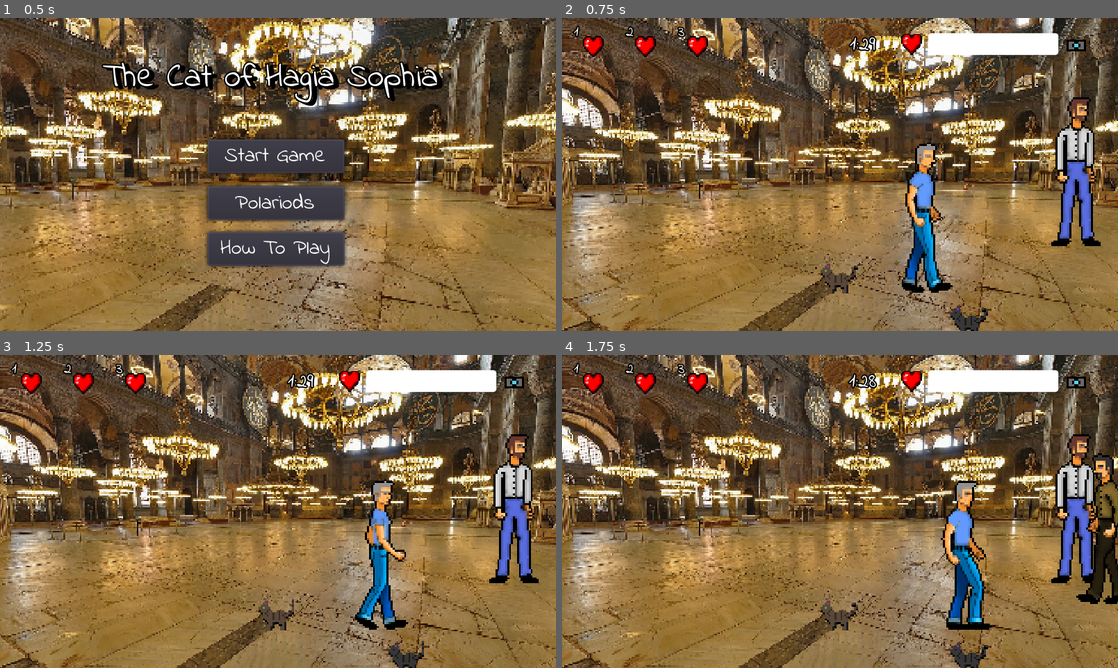
Above: before the commit, frames 1-4 (two rows, left to right).
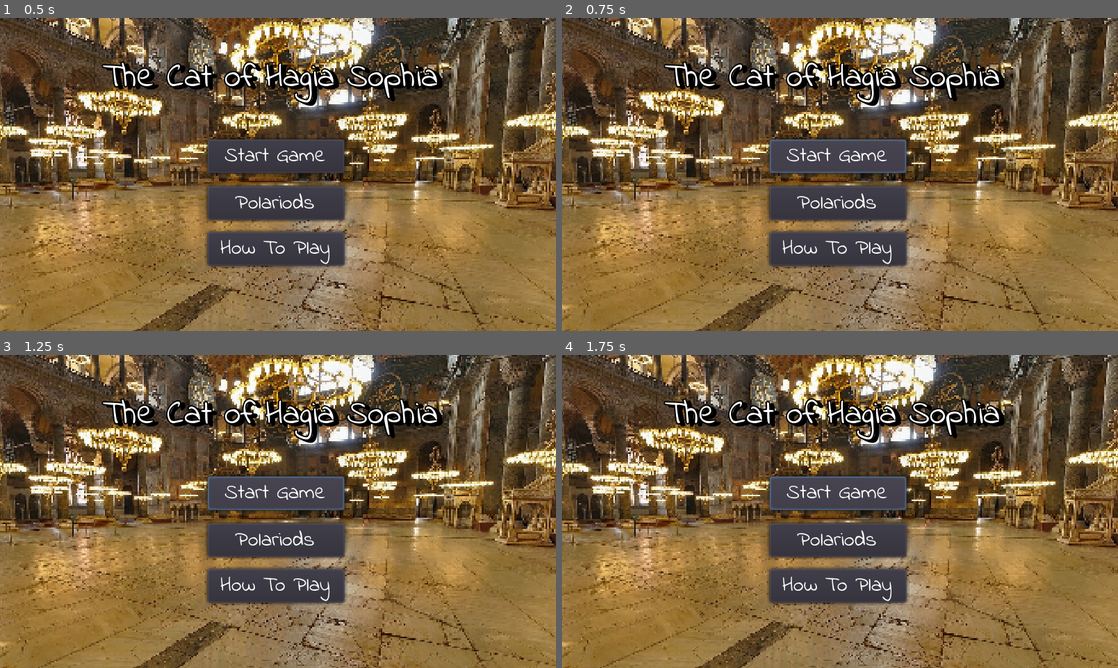
Above: after the commit, the same moments.

Repository: Frozander/BAUGamejam2021
Game: Godot game, scene res://Scenes/TitleScreen.tscn
The game is run twice, just before and just after one commit, with the same random seed, the same clock (stepped at 60 frames per second) and the same inputs. Sound files missing from this copy of the repository are replaced by a short silence.
Inputs (mouse positions are in pixels of both pictures, inside the frame that each line leads up to):
- Up to frame 1 (0.5 s): no input
- Up to frame 2 (0.75 s): click "Start Game" at 0.5 s
- Up to frame 3 (1.25 s): no input
- Up to frame 4 (1.75 s): click (840, 492) at 1.25 s, where only the run after the commit has a clickable "Start Game"

Frame 1 is identical in both runs. In frame 2, 71% of the frame differs, in the area x 0-100%, y 0-100%; in frame 3, 70%; in frame 4, 72%.

Commit message:
added icons to hud

Diff:
--- a/Assets/Prefabs/HUD.tscn
+++ b/Assets/Prefabs/HUD.tscn
@@ -1,9 +1,11 @@
-[gd_scene load_steps=5 format=2]
+[gd_scene load_steps=7 format=2]
 
 [ext_resource path="res://Assets/Prefabs/AbilityButton.tscn" type="PackedScene" id=1]
 [ext_resource path="res://Assets/Prefabs/PhotoProgressBar.tscn" type="PackedScene" id=2]
 [ext_resource path="res://Assets/Prefabs/CountDownLabel.tscn" type="PackedScene" id=3]
 [ext_resource path="res://Assets/Scripts/HUD.gd" type="Script" id=4]
+[ext_resource path="res://Assets/Sprites/x_resized_16.png" type="Texture" id=5]
+[ext_resource path="res://Assets/Sprites/cat_face16.png" type="Texture" id=6]
 
 [node name="HUD" type="Node2D"]
 position = Vector2( 7.94597, 7.41624 )
@@ -22,6 +24,7 @@
 margin_right = 112.0
 margin_bottom = 30.0
 action_key = "leave"
+icon = ExtResource( 5 )
 ability_label = "3"
 
 [node name="AbilityButton3" parent="." instance=ExtResource( 1 )]
@@ -30,6 +33,7 @@
 margin_right = 72.0
 margin_bottom = 30.4454
 action_key = "pose"
+icon = ExtResource( 6 )
 
 [node name="PhotoProgressBar" parent="." instance=ExtResource( 2 )]
 position = Vector2( 260, 12 )
--- a/Scenes/HowToPlay.tscn
+++ b/Scenes/HowToPlay.tscn
@@ -1,4 +1,6 @@
-[gd_scene format=2]
+[gd_scene load_steps=2 format=2]
+
+[ext_resource path="res://Assets/Prefabs/HUD.tscn" type="PackedScene" id=1]
 
 [node name="HowToPlay" type="Control"]
 anchor_right = 1.0
@@ -6,3 +8,6 @@
 __meta__ = {
 "_edit_use_anchors_": false
 }
+
+[node name="HUD" parent="." instance=ExtResource( 1 )]
+position = Vector2( 0, 0 )
